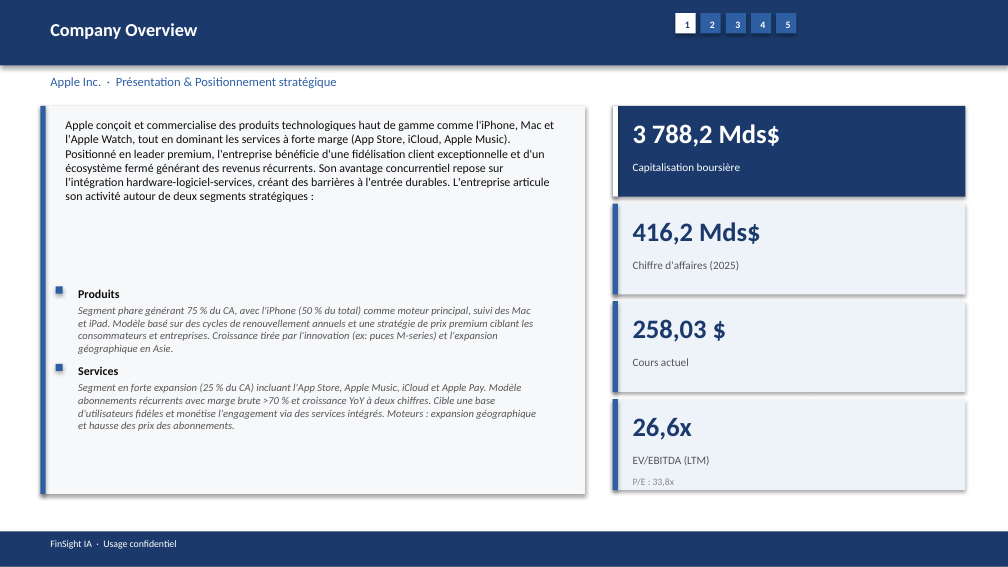
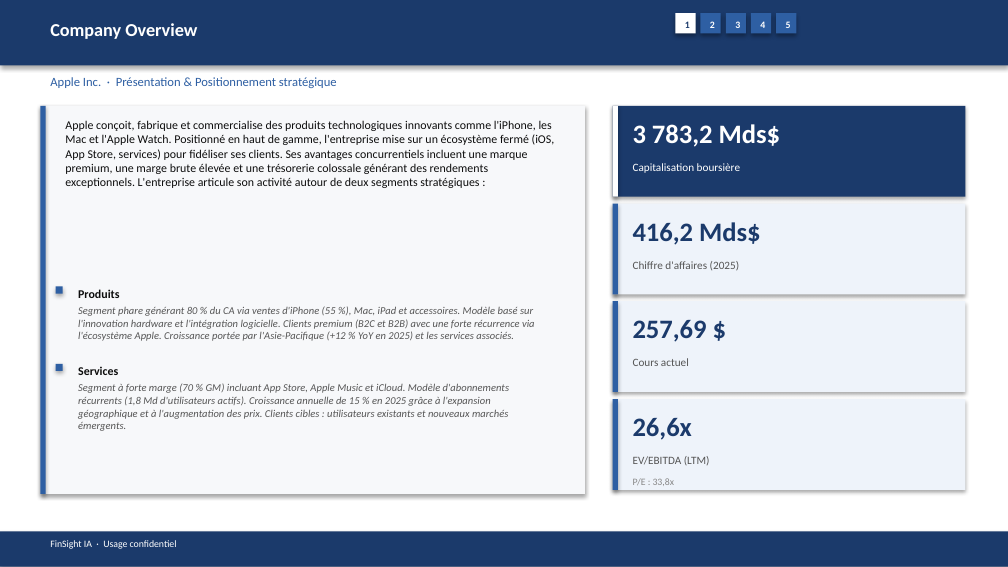
Before and after one commit to baptistejeh07-art/finsight-ia, a slide deck: slide 5 of preview/AAPL/AAPL_pitchbook.pptx. Drawn at 1008x567 pixels with LibreOffice and Linux fonts; fonts in the diff are those of the drawing. Boxes give left, top, right and bottom in pixels: in the first picture for what was removed or moved away, otherwise in the second. Text is boxed around its words. In the diff, an @@ line names an element or a change of style, - is before the commit and + after.

```diff
--- a/preview/AAPL/AAPL_pitchbook.pptx
+++ b/preview/AAPL/AAPL_pitchbook.pptx
@@ text at (65,120,555,188): text changed @@
-Apple conçoit et commercialise des produits technologiques haut de gamme comme l'iPhone, Mac et l'Apple Watch, tout en dominant les services à forte marge (App Store, iCloud, Apple Music). Positionné en leader premium, l'entreprise bénéficie d'une fidélisation client exceptionnelle et d'un écosystème fermé générant des revenus récurrents. Son avantage concurrentiel repose sur l'intégration hardware-logiciel-services, créant des barrières à l'entrée durables. L'entreprise articule son activité autour de deux segments stratégiques :
+Apple conçoit, fabrique et commercialise des produits technologiques innovants comme l'iPhone, les Mac et l'Apple Watch. Positionné en haut de gamme, l'entreprise mise sur un écosystème fermé (iOS, App Store, services) pour fidéliser ses clients. Ses avantages concurrentiels incluent une marque premium, une marge brute élevée et une trésorerie colossale générant des rendements exceptionnels. L'entreprise articule son activité autour de deux segments stratégiques :
@@ text at (633,124,780,147): text changed @@
-3 788,2 Mds$
+3 783,2 Mds$
@@ text at (78,306,535,341): text changed @@
-Segment phare générant 75 % du CA, avec l'iPhone (50 % du total) comme moteur principal, suivi des Mac et iPad. Modèle basé sur des cycles de renouvellement annuels et une stratégie de prix premium ciblant les consommateurs et entreprises. Croissance tirée par l'innovation (ex: puces M-series) et l'expansion géographique en Asie.
+Segment phare générant 80 % du CA via ventes d'iPhone (55 %), Mac, iPad et accessoires. Modèle basé sur l'innovation hardware et l'intégration logicielle. Clients premium (B2C et B2B) avec une forte récurrence via l'écosystème Apple. Croissance portée par l'Asie-Pacifique (+12 % YoY en 2025) et les services associés.
@@ text at (633,320,707,342): text changed @@
-258,03 $
+257,69 $
@@ text at (78,383,509,431): text changed @@
-Segment en forte expansion (25 % du CA) incluant l'App Store, Apple Music, iCloud et Apple Pay. Modèle abonnements récurrents avec marge brute >70 % et croissance YoY à deux chiffres. Cible une base d'utilisateurs fidèles et monétise l'engagement via des services intégrés. Moteurs : expansion géographique et hausse des prix des abonnements.
+Segment à forte marge (70 % GM) incluant App Store, Apple Music et iCloud. Modèle d'abonnements récurrents (1,8 Md d'utilisateurs actifs). Croissance annuelle de 15 % en 2025 grâce à l'expansion géographique et à l'augmentation des prix. Clients cibles : utilisateurs existants et nouveaux marchés émergents.
```
Also in this commit, not shown: 16 other slides changed, 4 other files.
